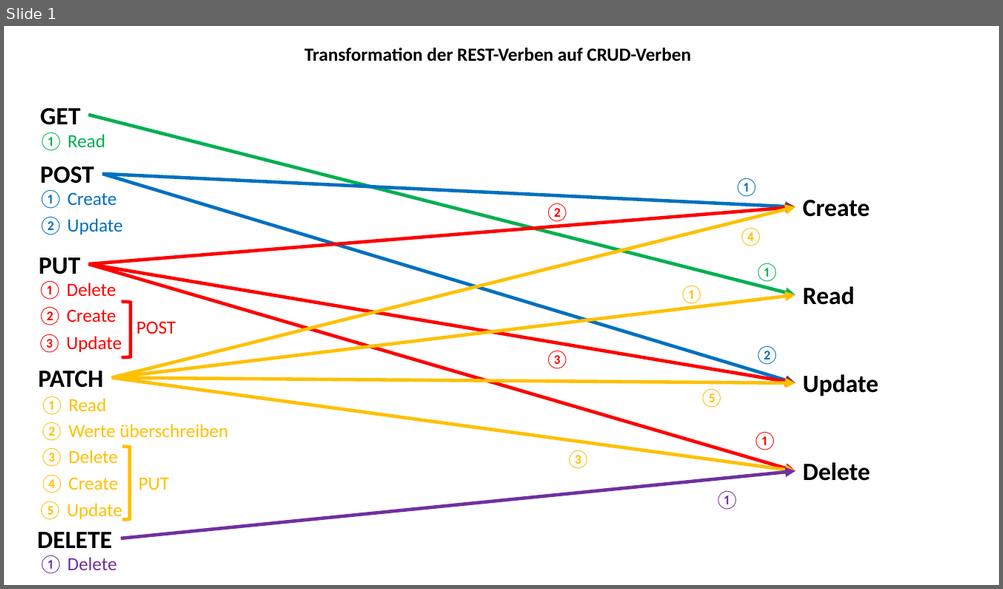
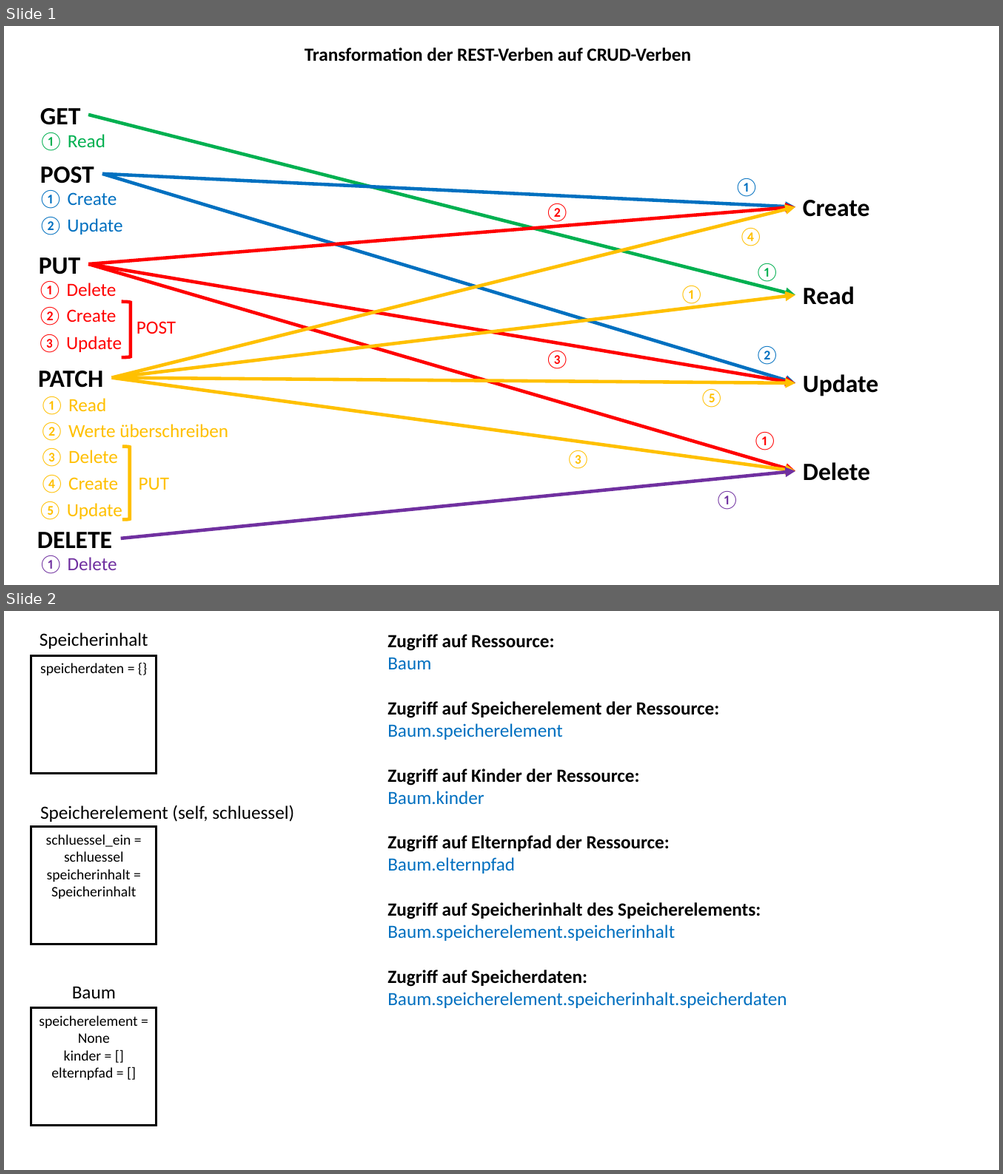
Before and after one commit to StefSchneider/Unternehmensfaehigkeiten, a slide deck: Dokumentation/Grafiken Unternehmensfähigkeiten.pptx. Shown one above the other, each under a label of ours: slide 1 before the commit, slides 1 and 2 after it. The pictures are 1003x589 and 1003x1174 pixels, drawn with LibreOffice and Linux fonts; fonts in the diff are those of the drawing. Boxes give left, top, right and bottom in pixels: in the first picture for what was removed or moved away, otherwise in the second. Text is boxed around its words. In the diff, an @@ line names an element or a change of style, - is before the commit and + after.

```diff
--- a/Dokumentation/Grafiken Unternehmensfähigkeiten.pptx
+++ b/Dokumentation/Grafiken Unternehmensfähigkeiten.pptx
@@ slide 2 added at [4,611,999,1170], background #FFFFFF @@
@@ text added at [40,632,148,649], 18 pt, text #000000 @@
+Speicherinhalt
@@ text added at [387,634,786,1008], 18 pt, text #000000, bold @@
+Zugriff auf Ressource:
+Baum
+Zugriff auf Speicherelement der Ressource:
+Baum.speicherelement
+Zugriff auf Kinder der Ressource:
+Baum.kinder
+Zugriff auf Elternpfad der Ressource:
+Baum.elternpfad
+Zugriff auf Speicherinhalt des Speicherelements:
+Baum.speicherelement.speicherinhalt
+Zugriff auf Speicherdaten:
+Baum.speicherelement.speicherinhalt.speicherdaten
@@ rectangle added at [31,655,157,774], outline #000000 2 pt @@
@@ text added at [40,663,124,675], 14 pt, text #000000 @@
+speicherdaten = {}
@@ text added at [40,805,294,822], 18 pt, text #000000 @@
+Speicherelement (self, schluessel)
@@ rectangle added at [31,826,157,945], outline #000000 2 pt @@
@@ text added at [46,834,136,899], 14 pt, text #000000 @@
+schluessel_ein = schluessel
+speicherinhalt = Speicherinhalt
@@ text added at [72,986,116,999], 18 pt, text #000000 @@
+Baum
@@ rectangle added at [31,1008,157,1126], outline #000000 2 pt @@
@@ text added at [39,1016,137,1080], 14 pt, text #000000 @@
+speicherelement = None
+kinder = []
+elternpfad = []
```
Also in this commit, not shown: 1 slide changed.
